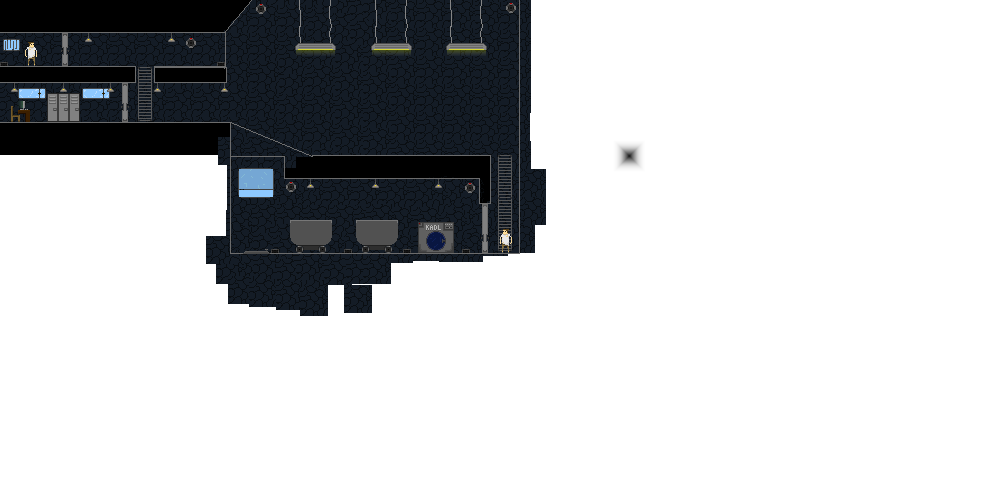
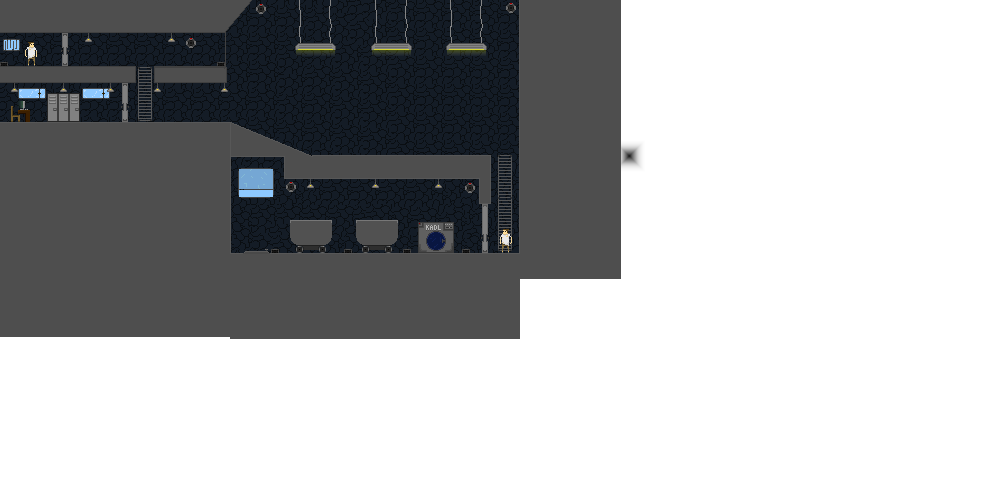
Layered file, before and after one edit (1000 × 500). Changes by layer:
painted on "Обводка Стен" over [0, 0, 621, 339]
